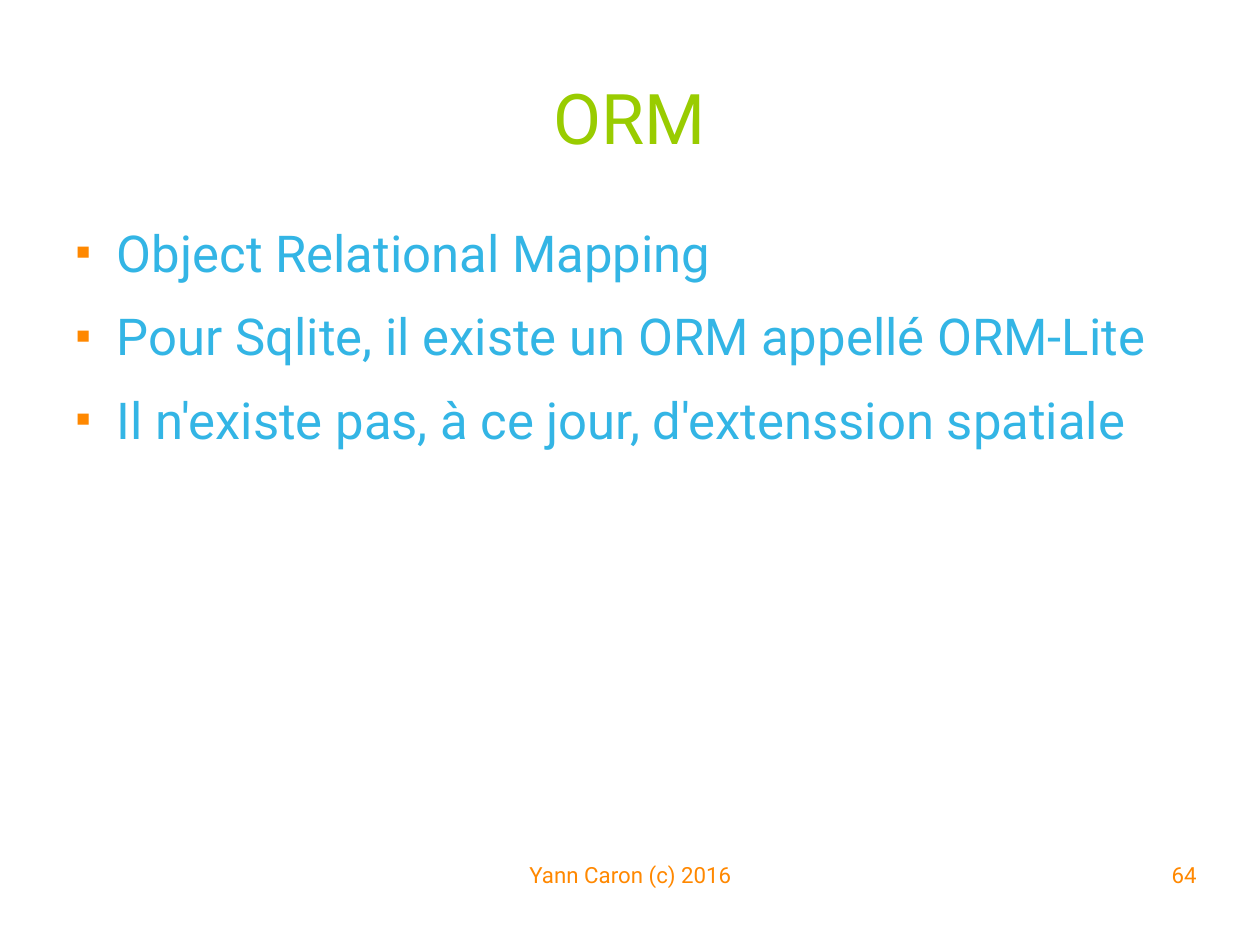
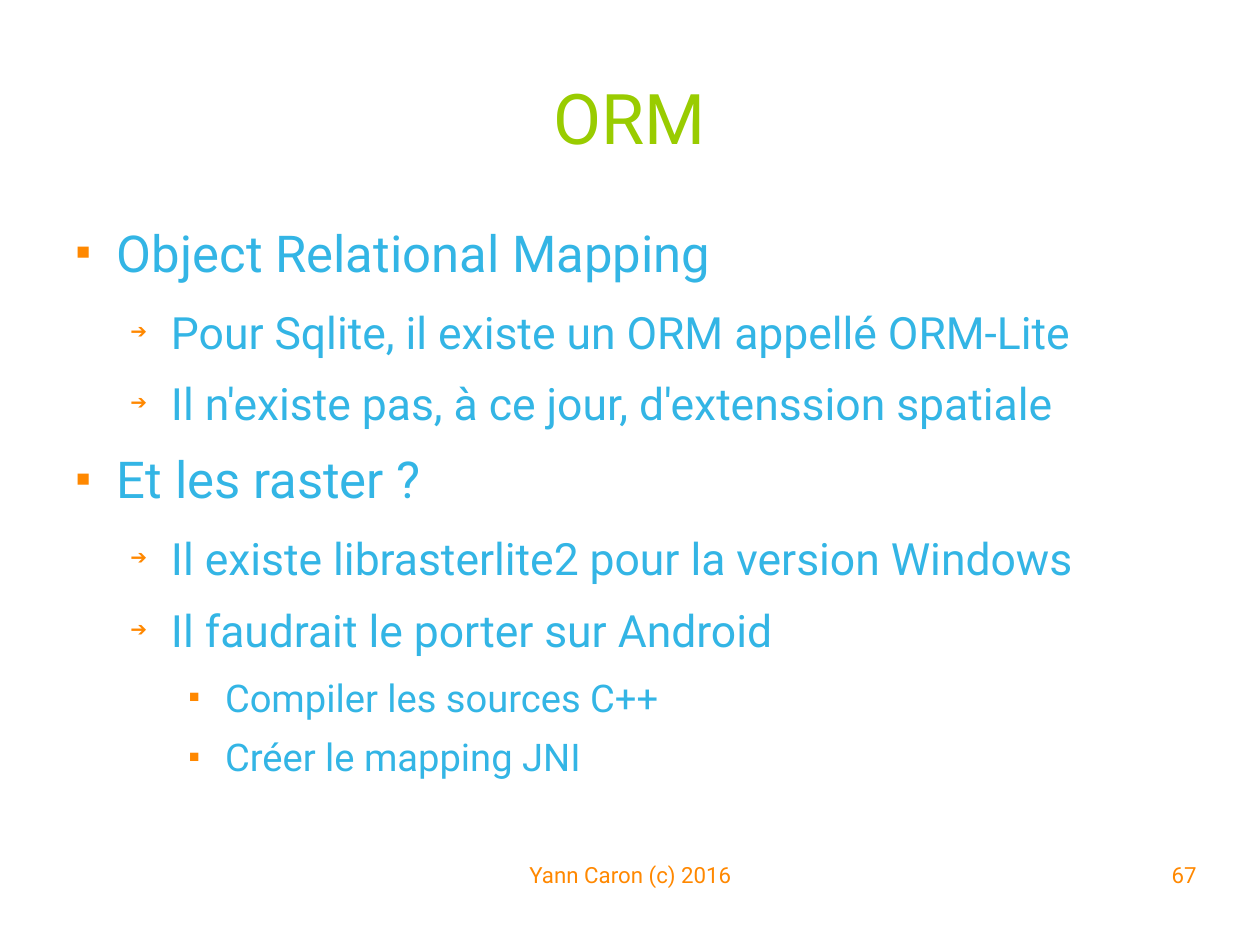
Before and after one commit to YannCaron/Android-ENSG, a slide deck: slide 67 of 10 - Spatialite.odp (slide 64 before the commit). Drawn at 1260x946 pixels with LibreOffice and Linux fonts; fonts in the diff are those of the drawing; background and template pictures are left out. Boxes give left, top, right and bottom in pixels: in the first picture for what was removed or moved away, otherwise in the second. Text is boxed around its words. In the diff, an @@ line names an element or a change of style, - is before the commit and + after.

```diff
--- a/10 - Spatialite.odp
+++ b/10 - Spatialite.odp
@@ text at (171, 315, 1070, 430): size 32 to 28 pt in "Pour Sqlite, il existe un ORM appellé ...", "Il n'existe pas, à ce jour, d'extenssion ..."; bullet ■ to ➔; list level 1 to 2 in "Pour Sqlite, il existe un ..."; list level 1 to 2 in "Il n'existe pas, à ce ..." @@
@@ text at (117, 460, 1072, 779): paragraphs added @@
+■ Et les raster ?
+  ➔ Il existe librasterlite2 pour la version Windows
+  ➔ Il faudrait le porter sur Android
+    ■ Compiler les sources C++
+    ■ Créer le mapping JNI
@@ page number at (1172, 867, 1197, 884): text changed @@
-64
+67
```
Also in this commit, not shown: 19 other slides changed, 4 slides added, 1 slide removed.
